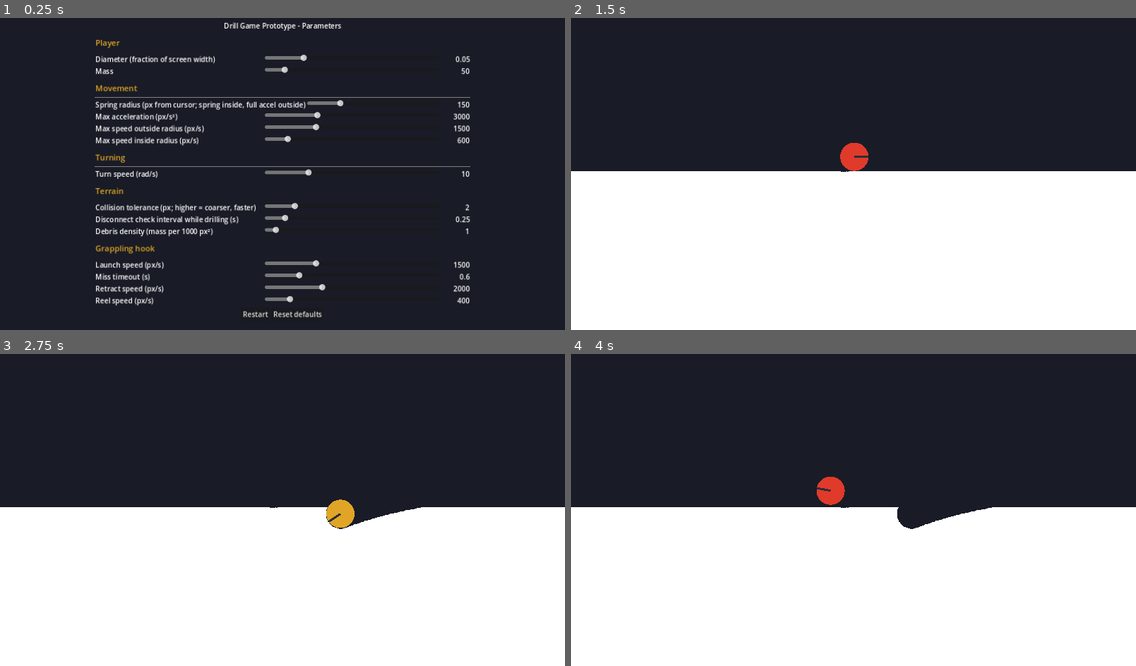
Above: before the commit, frames 1-4 (two rows, left to right).
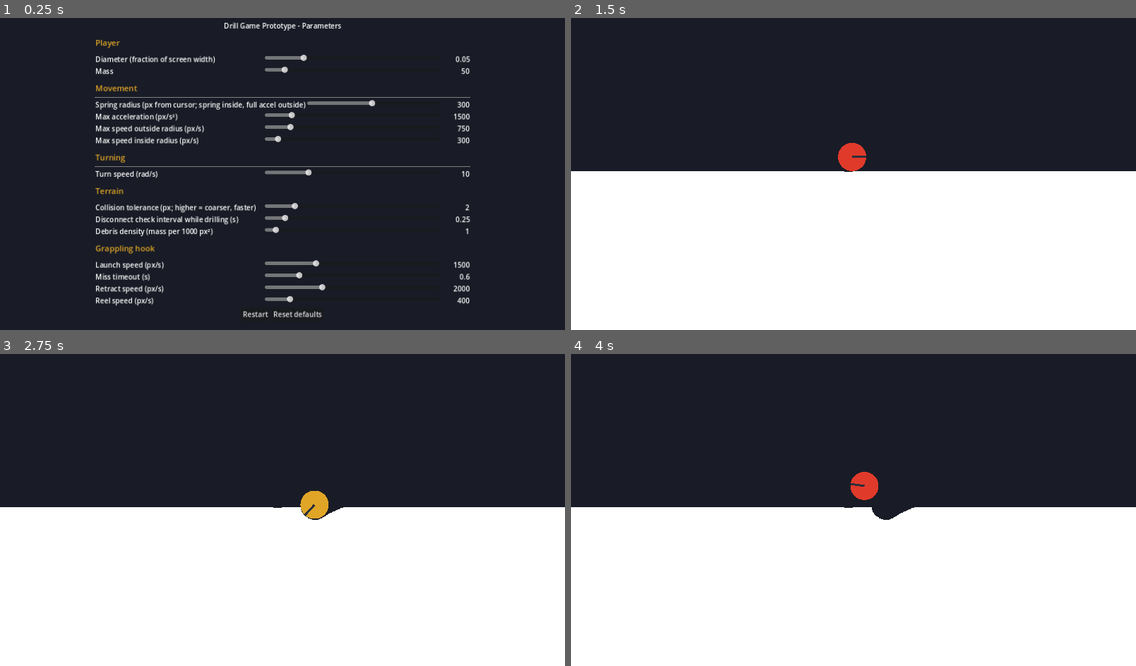
Above: after the commit, the same moments.

Repository: ooooonnnnn/Drill-Game-Prototypes
Game: Godot game, scene res://scenes/menu.tscn
Two runs of this game, one before a commit and one after it. Both use one fixed random seed, a clock stepped at 60 frames per second and the inputs below.
Inputs (mouse positions are in pixels of both pictures, inside the frame that each line leads up to):
- Up to frame 1 (0.25 s): no input
- Up to frame 2 (1.5 s): click "Restart" at 0.5 s; move the mouse to (977, 155) at 1.27 s; click (977, 155) at 1.42 s
- Up to frame 3 (2.75 s): drag from (169, 522) to (254, 569) at 2.02 s
- Up to frame 4 (4 s): move the mouse to (910, 438) at 2.77 s; click (910, 438) at 2.92 s; drag from (825, 569) to (684, 460) at 3.52 s

The runs differ from the first frame. In frame 1, 0.4% of the frame differs, in the area x 48-84%, y 26-41%; in frame 2, less than 0.1%; in frame 3, 1.0%; in frame 4, 1.4%, in the area x 43-75%, y 37-57%.

Commit message:
added retract hook without it attaching. changed defaults

Diff:
--- a/scenes/terrain.tscn
+++ b/scenes/terrain.tscn
@@ -1,15 +1,15 @@
-[gd_scene load_steps=2 format=3]
+[gd_scene format=3 uid="uid://diappsloc1r5t"]
 
-[ext_resource type="Script" path="res://scripts/terrain.gd" id="1"]
+[ext_resource type="Script" uid="uid://cbqylcjs84fwq" path="res://scripts/terrain.gd" id="1"]
 
-[node name="Terrain" type="Node2D"]
+[node name="Terrain" type="Node2D" unique_id=1786340099]
 script = ExtResource("1")
 
-[node name="Fill" type="ColorRect" parent="."]
+[node name="Fill" type="ColorRect" parent="." unique_id=1159261191]
 mouse_filter = 2
 
-[node name="Body" type="StaticBody2D" parent="."]
+[node name="Body" type="StaticBody2D" parent="." unique_id=1124235863]
 collision_layer = 2
 collision_mask = 0
 
-[node name="CollisionShape2D" type="CollisionShape2D" parent="Body"]
+[node name="CollisionShape2D" type="CollisionShape2D" parent="Body" unique_id=270736970]
--- a/scripts/grappling_hook.gd
+++ b/scripts/grappling_hook.gd
@@ -2,7 +2,8 @@
 ## Grappling hook, fired with the right mouse button towards the cursor.
 ##
 ## The hook flies in a straight line (zero gravity). If it hits terrain or
-## debris it attaches; otherwise it retracts after Params.hook_timeout. While
+## debris it attaches; otherwise it retracts after Params.hook_timeout, or
+## sooner if RMB is pressed again while it is still in flight. While
 ## attached the rope has a desired length (the distance at attach time) and
 ## only pulls: the player feels nothing while closer than that. Tapping RMB
 ## while attached releases the hook; holding it reels the rope in, shortening
@@ -75,6 +76,8 @@
 	if pressed:
 		if state == State.IDLE:
 			_launch()
+		elif state == State.FLYING:
+			_start_retract()
 		elif state == State.ATTACHED:
 			_reeling = true
 			_press_time = 0.0
--- a/scripts/params.gd
+++ b/scripts/params.gd
@@ -7,10 +7,10 @@
 const DEFS := {
 	"size_fraction": [0.05, 0.01, 0.2, 0.005, "Diameter (fraction of screen width)"],
 	"player_mass": [50.0, 1.0, 500.0, 1.0, "Mass"],
-	"spring_radius": [150.0, 10.0, 600.0, 1.0, "Spring radius (px from cursor; spring inside, full accel outside)"],
-	"max_accel": [3000.0, 100.0, 10000.0, 10.0, "Max acceleration (px/s²)"],
-	"max_speed": [1500.0, 100.0, 5000.0, 10.0, "Max speed outside radius (px/s)"],
-	"max_speed_inside": [600.0, 10.0, 5000.0, 10.0, "Max speed inside radius (px/s)"],
+	"spring_radius": [300.0, 10.0, 600.0, 1.0, "Spring radius (px from cursor; spring inside, full accel outside)"],
+	"max_accel": [1500.0, 100.0, 10000.0, 10.0, "Max acceleration (px/s²)"],
+	"max_speed": [750.0, 100.0, 5000.0, 10.0, "Max speed outside radius (px/s)"],
+	"max_speed_inside": [300.0, 10.0, 5000.0, 10.0, "Max speed inside radius (px/s)"],
 	"turn_speed": [10.0, 0.5, 40.0, 0.5, "Turn speed (rad/s)"],
 	"collision_tolerance": [2.0, 0.5, 10.0, 0.1, "Collision tolerance (px; higher = coarser, faster)"],
 	"split_interval": [0.25, 0.05, 2.0, 0.05, "Disconnect check interval while drilling (s)"],
Not shown, added: scripts/terrain.gd.uid
Not shown, added: scripts/terrain_chunk.gd.uid
Not shown, added: shaders/terrain.gdshader.uid
